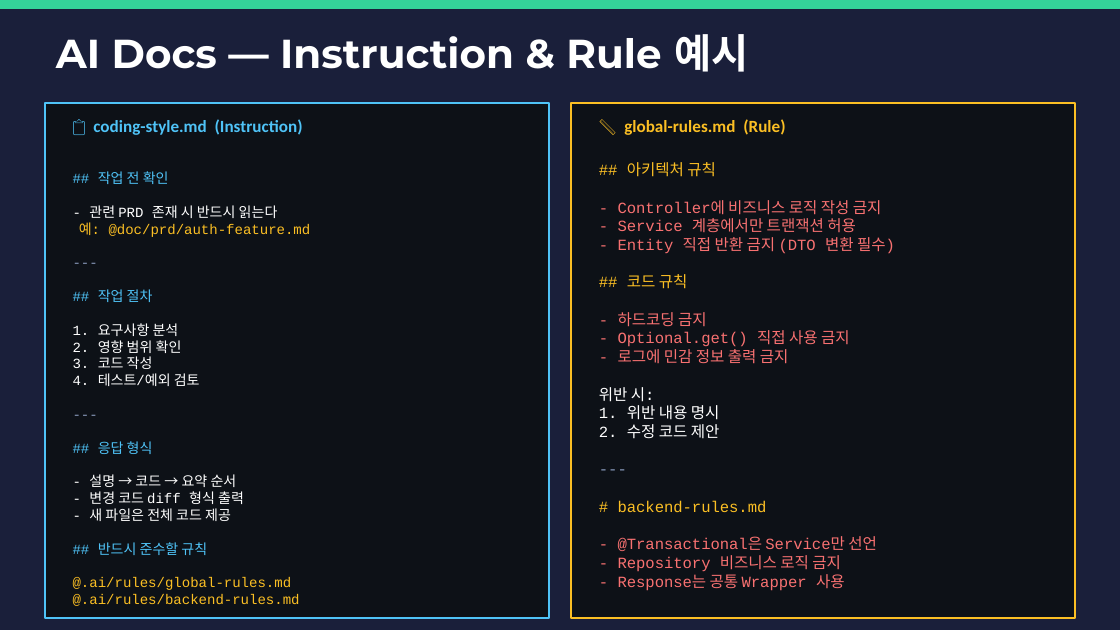
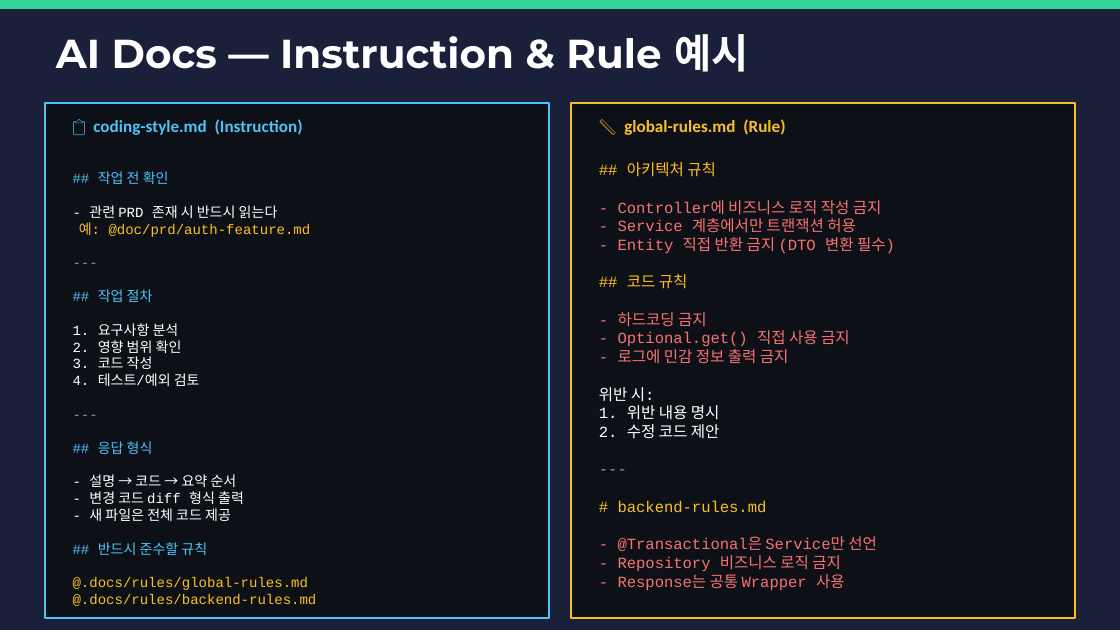
Before and after one commit to hb9397/AI_Agent_docs, a slide deck: slide 5 of Docs/AI_Agent_활용을 위한 개념.pptx. Drawn at 1120x630 pixels with LibreOffice and Linux fonts; fonts in the diff are those of the drawing. Boxes give left, top, right and bottom in pixels: in the first picture for what was removed or moved away, otherwise in the second. Text is boxed around its words. In the diff, an @@ line names an element or a change of style, - is before the commit and + after.

Commit message:
fix(review): 점검 발견사항 정합성 보완

```diff
--- a/Docs/AI_Agent_활용을 위한 개념.pptx
+++ b/Docs/AI_Agent_활용을 위한 개념.pptx
@@ text at <box>73,171,317,606</box>: text changed; text colour #FFFFFF to #FBBF24 @@
-## 작업 전 확인
-- 관련 PRD 존재 시 반드시 읽는다
-예: @doc/prd/auth-feature.md
----
-## 작업 절차
-1. 요구사항 분석
-2. 영향 범위 확인
-3. 코드 작성
-4. 테스트/예외 검토
----
-## 응답 형식
-- 설명 → 코드 → 요약 순서
-- 변경 코드 diff 형식 출력
-- 새 파일은 전체 코드 제공
-## 반드시 준수할 규칙
-@.ai/rules/global-rules.md
-@.ai/rules/backend-rules.md
+## 작업 전 확인
+- 관련 PRD 존재 시 반드시 읽는다
+예: @doc/prd/auth-feature.md
+---
+## 작업 절차
+1. 요구사항 분석
+2. 영향 범위 확인
+3. 코드 작성
+4. 테스트/예외 검토
+---
+## 응답 형식
+- 설명 → 코드 → 요약 순서
+- 변경 코드 diff 형식 출력
+- 새 파일은 전체 코드 제공
+## 반드시 준수할 규칙
+@.docs/rules/global-rules.md
+@.docs/rules/backend-rules.md
```
Also in this commit, not shown: 6 other slides changed, 6 other files.
